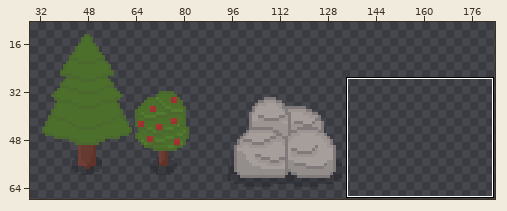
A pixel-art file gets an edit: Assets/Textures/Nature.aseprite. Above, an overview of the earlier version with the close-up marked.
Close-up. Before the edit:
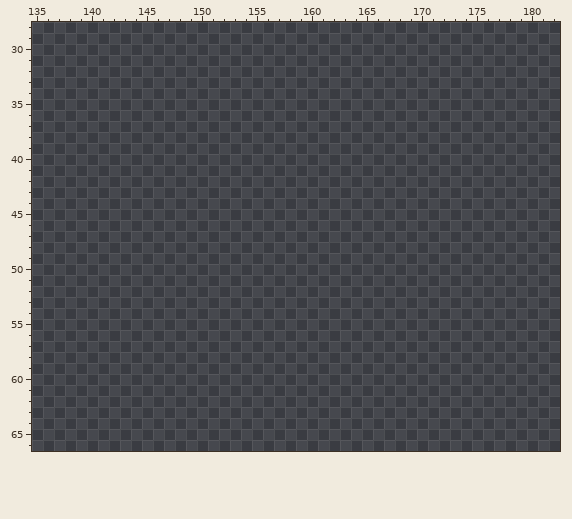
256x256 pixels, 1 frame. Colours within 5 levels of each other are drawn and written as one. Shown: x 135..182, y 28..66. The wide view leaves out empty margins.
Now the later version:
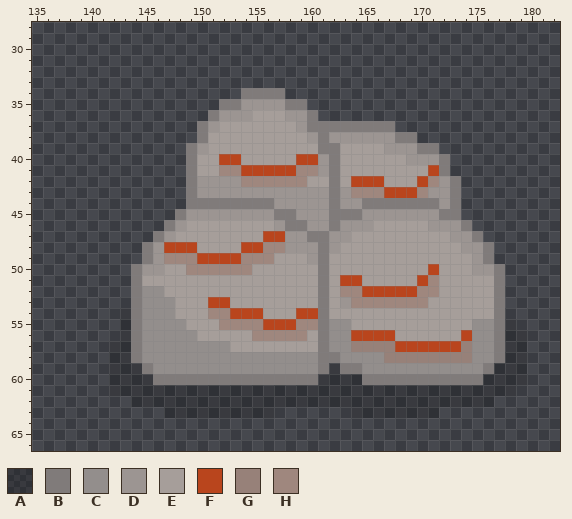
Palette (. is transparent): A #00000030  B #807b7a  C #938e8c  D #9c9592  E #a69e9a  F #b9451d  G #978179  H #9f877e
What changed:
{"change": "layer \"Layer 8\" added"}
{"where": "layers \"Layer 8\", \"Layer 6\", \"Layer 7\""}
{"y":34,"x":154,"old":"....","new":"BBBB"}
{"y":35,"x":152,"old":"........","new":"BBDDDDBB"}
{"y":36,"x":151,"old":"..........","new":"BDDDEEEDDB"}
{"y":37,"x":150,"old":"..................","new":"BDEEEEEEEDBBBBBBBB"}
{"y":38,"x":150,"old":"....................","new":"BEEEEEEEEEDBDDDDDDBB"}
{"y":39,"x":149,"old":".......................","new":"BDEEEEEEEEEEBBEEEEDDDBB"}
{"y":40,"x":149,"old":"........................","new":"BEEFFEEEEEFFDBEEEEEEDDDB"}
{"y":41,"x":149,"old":"........................","new":"BEEHHFFFFFHHDBEEEEEEEEFB"}
{"y":42,"x":149,"old":".........................","new":"BDDDDHHHHHHEEBEFFFEEEFHDB"}
{"y":43,"x":149,"old":".........................","new":"BDDDDDDDDDDDDBDHHHFFFHDDB"}
{"y":44,"x":149,"old":".........................","new":"BBBBBBBBDDDDDBDDBBBBBBBDB"}
{"y":45,"x":148,"old":"..........................","new":"BDDDDDDDDBBDDDBBBDDDDDDDBB"}
{"y":46,"x":147,"old":"............................","new":"BDEEEEEEEEDBBDDBDDDEEEEEDDDB"}
{"y":47,"x":146,"old":"..............................","new":"BDEEEEEEEEFFDDBBDDEEEEEEEEEDDB"}
{"y":48,"x":145,"old":"................................","new":"BDFFFEEEEFFHHDDDBDEEEEEEEEEEEDDB"}
{"y":49,"x":145,"old":"................................","new":"BDHHHFFFFHHHEEEDBEEEEEEEEEEEEEDB"}
{"y":50,"x":144,"old":"..................................","new":"BDDEEHHHHHHEEEEEEBEEEEEEEEEFEEEDDB"}
{"y":51,"x":144,"old":"..................................","new":"BEEEEEEEEEEEEEEEEBEFFEEEEEFHEEEEEB"}
{"y":52,"x":144,"old":"..................................","new":"BCCEEEEEEEEEEEEEEBEHHFFFFFHHEEEEEB"}
{"y":53,"x":144,"old":"..................................","new":"BCCCEEEFFEEEEEEEEBEDHHHHHHHEEEEEEB"}
{"y":54,"x":143,"old":"...................................","new":"ABCCCEEEHHFFFEEEFFBEEEEEEEEEEEEEEEB"}
{"y":55,"x":143,"old":"....................................","new":"ABCCCCEEEHHHHFFFHHBCCEEEEEEEEEEECCBA"}
{"y":56,"x":143,"old":".....................................","new":"ABCCCCCEEEEEHHHHHEBCCFFFFEEEEEEFCCBAA"}
{"y":57,"x":142,"old":"......................................","new":"AABCCCCCCCCEEEEEEEEBCCGGGGFFFFFFGCCBAA"}
{"y":58,"x":142,"old":"......................................","new":"AABCCCCCCCCCCCCCCCCBBCCCCGGGGGGGGCCBAA"}
{"y":59,"x":142,"old":"......................................","new":"AAABCCCCCCCCCCCCCCCBABBCCCCCCCCCCCBAAA"}
{"y":60,"x":142,"old":"......................................","new":"AAAABBBBBBBBBBBBBBBAAAABBBBBBBBBBBAAAA"}
{"y":61,"x":142,"old":".....................................","new":"AAAAAAAAAAAAAAAAAAAAAAAAAAAAAAAAAAAAA"}
{"y":62,"x":144,"old":".................................","new":"AAAAAAAAAAAAAAAAAAAAAAAAAAAAAAAAA"}
{"y":63,"x":147,"old":"..........","new":"AAAAAAAAAA"}
{"y":63,"x":164,"old":"........","new":"AAAAAAAA"}
